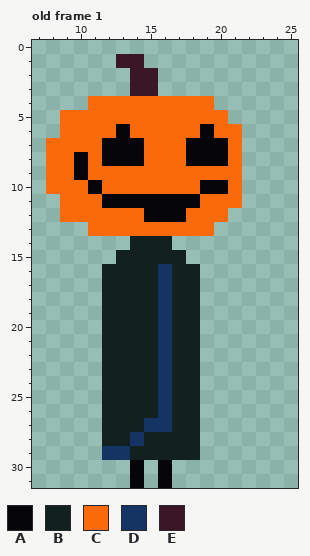
Edited in one commit: pixel-art file (Assets/Characters/Halloween Guy Bouncy walk.aseprite). Above, as it was before the edit.
64x64 pixels, 7 frames. Shown: old frame 1: x 7..25, y 0..31. The old version is drawn lined up with the new one, on the new canvas. The commit also changed other frames, which this record leaves out.
Visible layers, top first: "Eyes n Mouth", "Body/Head".
Palette (. is transparent): A #060608  B #122020  C #fa6a0a  D #143464  E #3b1725
Pixels before, old frame 1, first column x 8:
 1 .....EE.......
 2 ......EE......
 3 ......EE......
 4 ...CCCCCCCCC..
 5 .CCCCCCCCCCCC.
 6 .CCCCACCCCCACC
 7 CCCCAAACCCAAAC
 8 CCACAAACCCAAAC
 9 CCACCCCCCCCCCC
10 CCCACCCCCCCAAC
11 .CCCAAAAAAACCC
12 .CCCCCCAAACCC.
13 ...CCCCCCCCC..
14 ......BBB.....
15 .....BBBBB....
16 ....BBBBDBB...
17 ....BBBBDBB...
18 ....BBBBDBB...
19 ....BBBBDBB...
20 ....BBBBDBB...
21 ....BBBBDBB...
22 ....BBBBDBB...
23 ....BBBBDBB...
24 ....BBBBDBB...
25 ....BBBBDBB...
26 ....BBBBDBB...
27 ....BBBDDBB...
28 ....BBDBBBB...
29 ....DDBBBBB...
30 ......A.A.....
31 ......A.A.....
Now the later version:
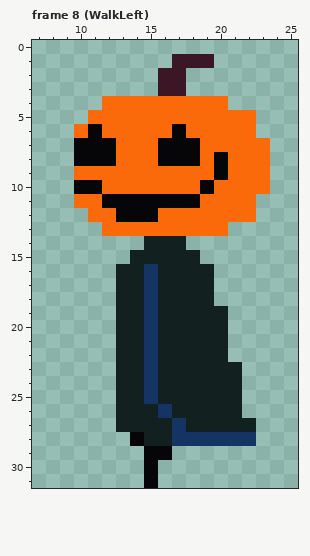
A new or re-ordered frame is compared with the old frame closest to it.
The author wrote: Imported new walking animations for hallo guy
The edit:
canvas 64x64 -> 32x32, the old top-left corner now at -16,-16 (the part of the old canvas that was cut away was empty and is not shown)
frames 7 -> 10
Frame 8 (WalkLeft) is new; against old frame 1:
There is now colour A in rows 30 to 31 at x 15.
The edit turns colour B into colour A in row 29 at x 15 to 16.
The edit turns colour C into colour A in row 6 at x 11 and 17; in row 7 at x 10 to 11 and 16 to 17; in row 8 at x 11 and 16 to 17; in row 9 at x 20; in row 10 at x 10; in row 12 at x 13 to 14.
The edit turns colour D into colour A in row 28 at x 14.
There is now colour B in row 14 at x 17; in row 15 at x 18; in rows 16 to 18 at x 19; in rows 19 to 22 at x 19 to 20; in rows 23 to 26 at x 19 to 21; in row 27 at x 19 to 22.
The edit turns colour D into colour B in rows 16 to 25 at x 16; in row 27 at x 15 to 16.
There is now colour C in row 4 at x 20; in row 5 at x 21 to 22; in row 6 at x 22; in rows 7 to 10 at x 22 to 23; in row 11 at x 22; in row 12 at x 21 to 22.
There is now colour C in row 13 at x 20.
The edit turns colour A into colour C in row 6 at x 13 and 19; in row 7 at x 13 to 14 and 19 to 20; in row 8 at x 13 to 14 and 19; in row 9 at x 10; in row 10 at x 20; in row 12 at x 16 to 17.
There is now colour D in row 28 at x 19 to 22.
The edit turns colour B into colour D in rows 16 to 25 at x 15; in row 27 at x 17; in row 28 at x 17 to 18.
There is now colour E in row 1 at x 17 to 19; in rows 2 to 3 at x 16 to 17.
Colour A is removed in rows 30 to 31 at x 14 and 16.
Colour B is removed in row 14 at x 14; in row 15 at x 13; in rows 16 to 27 at x 12; in row 28 at x 12 to 13; in row 29 at x 14 and 17 to 18.
Colour C is removed in row 4 at x 11; in row 5 at x 9 to 10; in row 6 at x 9; in rows 7 to 10 at x 8 to 9; in row 11 at x 9; in row 12 at x 9 to 10.
Colour C is removed in row 13 at x 11.
Colour D is removed in row 29 at x 12 to 13.
Colour E is removed in row 1 at x 13 to 14; in rows 2 to 3 at x 14 to 15.
